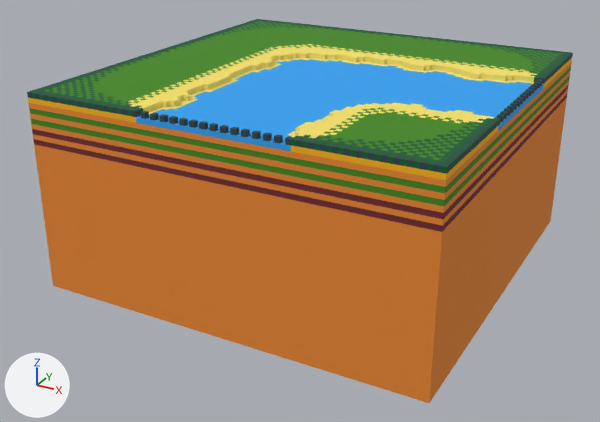
Before and after pictures for a commit that changed the OBJ model assets/terrain/grasslands/river_2_tile.obj.
Rendered twice from a camera (50 mm lens) standing at (7.45, -14.52, 8.1) and looking at (-0.23, -0.57, 1.12). Every picture has the same lights, and +X, +Y and +Z are marked at lower left. Where no turn or scale is listed for an object, it has been applied to the vertices. Vertices at the same position are counted once.

In view in the first picture: 'Untitled'.
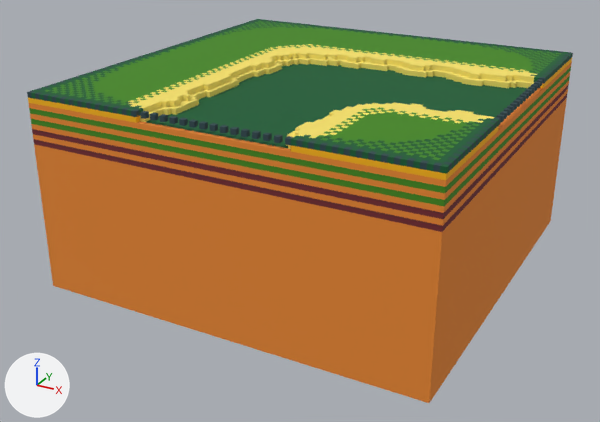
Changed parts and their boxes (x1, y1, x2, y2) in the pictures (600 x 422 px):
```json
{"part": 1, "of": "me_untitled", "change": "added", "after": [136, 59, 543, 151], "on screen": "green"}
```

The change, as JSON lines over the scene's bpy script:
```json
{"block": "me_untitled", "where": "# used by ob_untitled; location = (0.0, 0.0, 0.0)"}
{"op": "remove", "block": "me_untitled", "code": "me_untitled.from_pydata(...)  # 2576 vertices, 5148 faces; spans x -4.0..4.0, y -4.0..4.0, z 0.0..4.0"}
{"op": "add", "block": "me_untitled", "code": "me_untitled.from_pydata(...)  # 2728 vertices, 5404 faces; spans x -4.0..4.0, y -4.0..4.0, z 0.0..4.0"}
{"block": "me_untitled", "change": "me_untitled part 1: 152 vertices added at x -1.5..3.9, y -3.9..1.5, z 3.8..3.9"}
```
